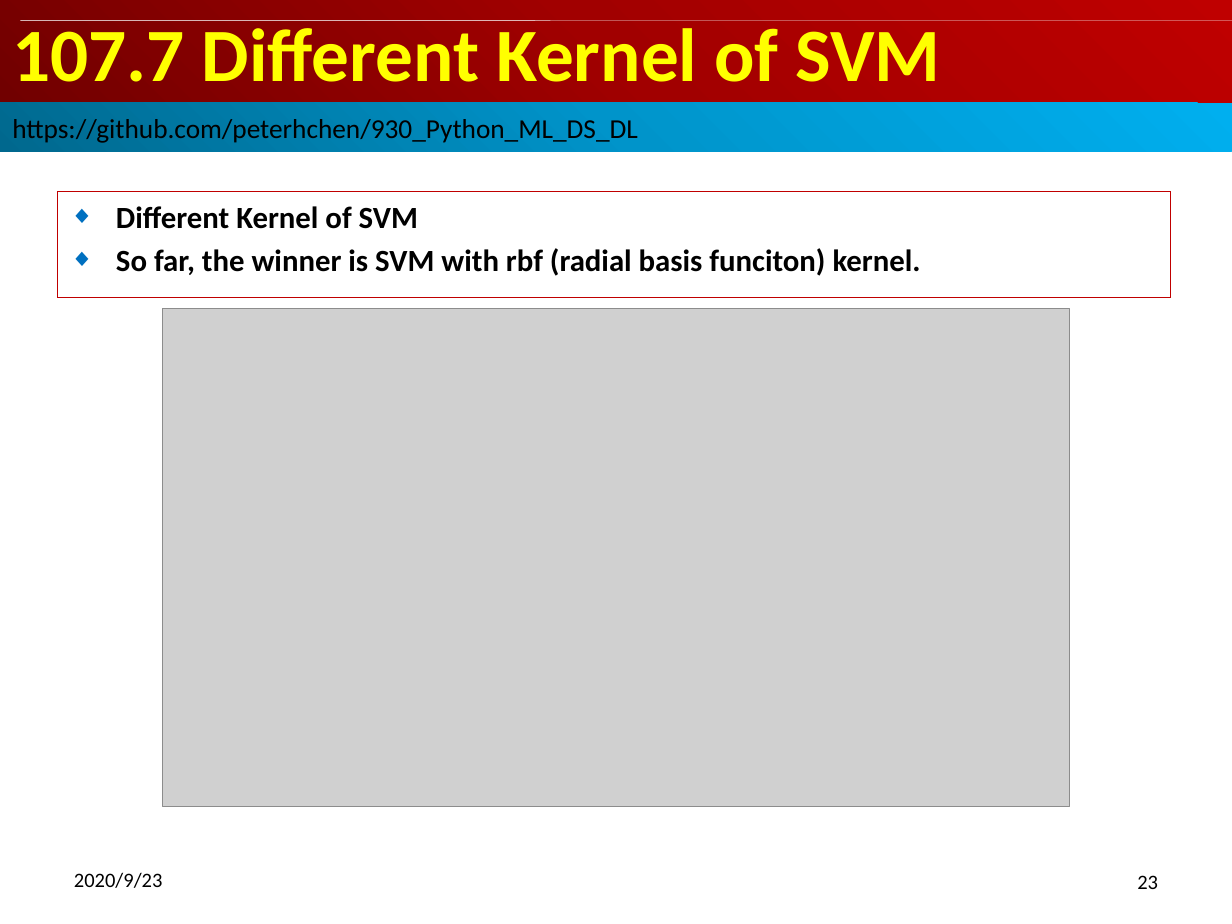
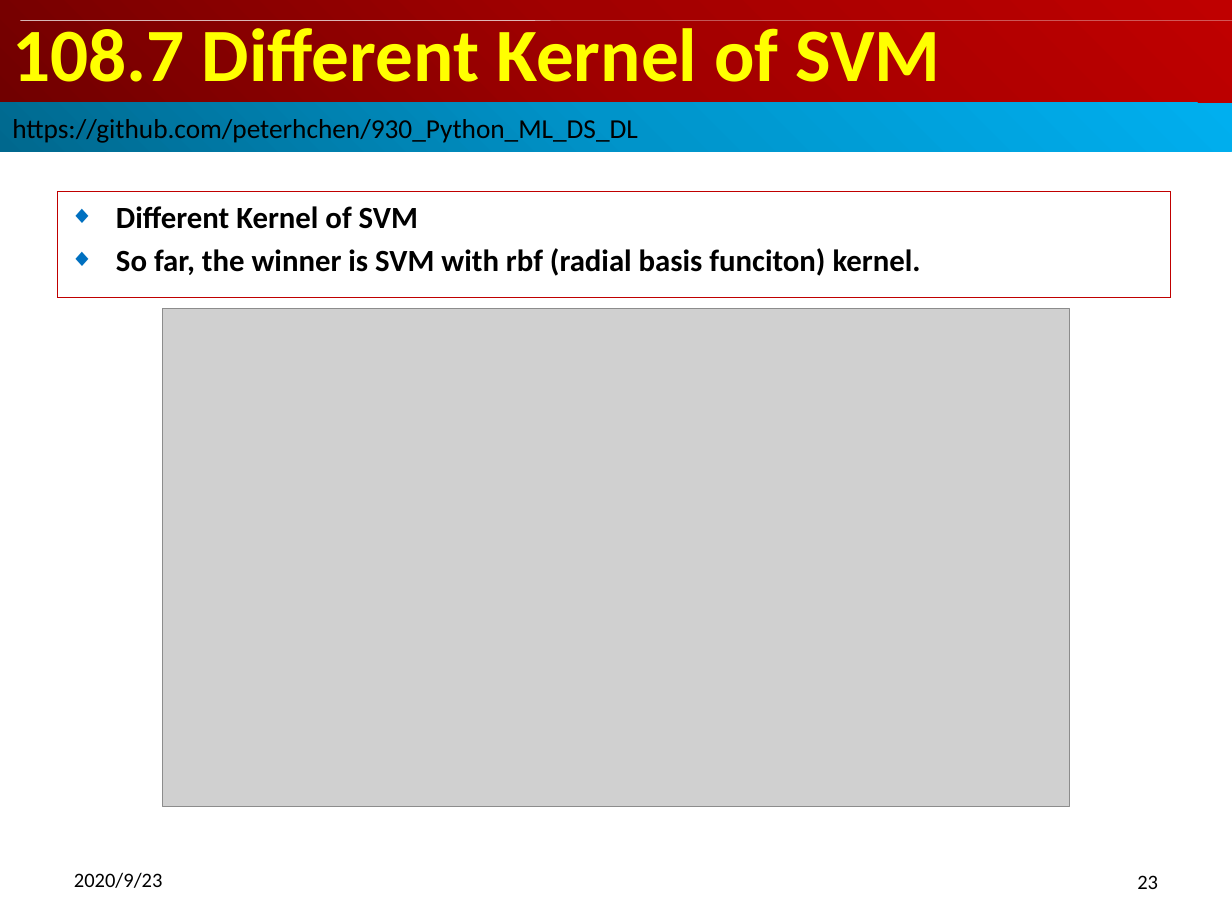
Before and after one commit to peterhchen/900_Python_ML_DS_DL, a slide deck: slide 23 of 108_FinalProjReview.pptx. Drawn at 1232x924 pixels with LibreOffice and Linux fonts; fonts in the diff are those of the drawing; grey boxes stand for pictures. Boxes give left, top, right and bottom in pixels: in the first picture for what was removed or moved away, otherwise in the second. Text is boxed around its words. In the diff, an @@ line names an element or a change of style, - is before the commit and + after.

```diff
--- a/108_FinalProjReview.pptx
+++ b/108_FinalProjReview.pptx
@@ title at <box>12,20,941,82</box>: text changed @@
-107.7 Different Kernel of SVM
+108.7 Different Kernel of SVM
```
Also in this commit, not shown: 28 other slides changed.
